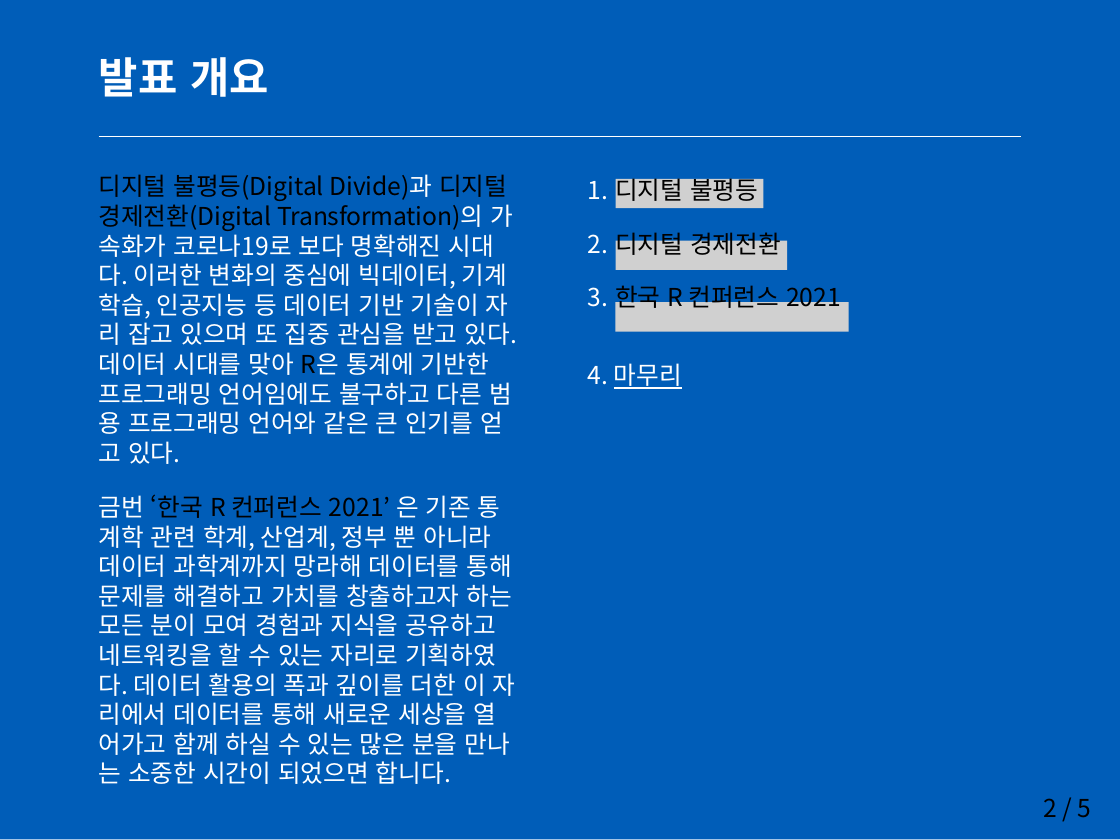
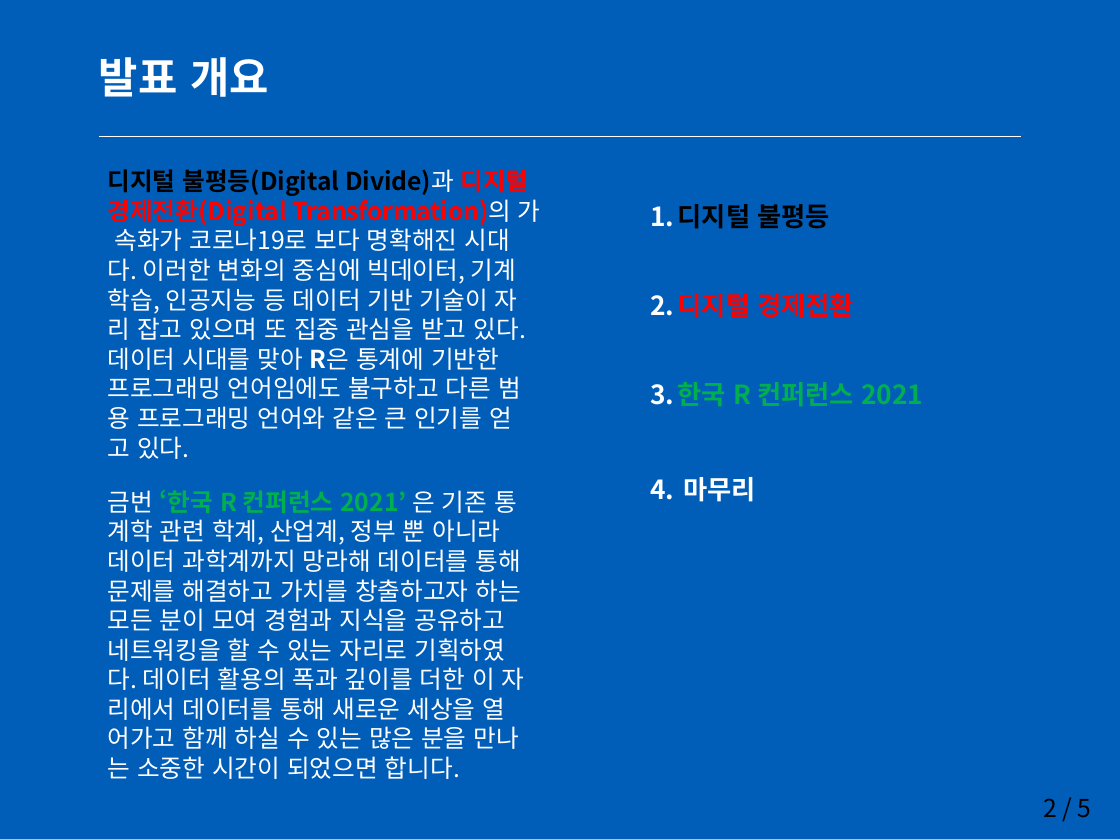
Before and after one commit to statkclee/openstat_slideshow, a slide deck: slide 2 of rconf_powered_by_adobe.pptx. Drawn at 1120x840 pixels with LibreOffice and Linux fonts; fonts in the diff are those of the drawing; grey boxes stand for pictures; background and template pictures are left out. Boxes give left, top, right and bottom in pixels: in the first picture for what was removed or moved away, otherwise in the second. Text is boxed around its words. In the diff, an @@ line names an element or a change of style, - is before the commit and + after.

```diff
--- a/rconf_powered_by_adobe.pptx
+++ b/rconf_powered_by_adobe.pptx
@@ text "디지털 불평등(Digital Divide)과 디지털 경제전환(Digital ..." moved from (x1=99, y1=174, x2=517, y2=784) to (x1=108, y1=169, x2=541, y2=779) @@
@@ text "디지털 불평등(Digital Divide)과 디지털 경제전환(Digital ..." at (x1=108, y1=169, x2=541, y2=779): text colour #000000 to #FF0000 in "디지털 경제전환(Digital Transformation)의"; text colour #000000 to #FFFFFF in "R은"; bold on in "디지털 불평등(Digital Divide)과 디지털 경제전환(Digital Transformation)의 R ...", "‘한국 R 컨퍼런스 2021’"; text colour #000000 to #00B050 in "‘한국 R 컨퍼런스 2021’" @@
@@ picture removed at (x1=616, y1=179, x2=764, y2=208) @@
@@ text "디지털 불평등" moved from (x1=615, y1=174, x2=841, y2=313) to (x1=678, y1=204, x2=923, y2=502) @@
@@ text at (x1=678, y1=204, x2=923, y2=406): size 15 to 16 pt, bold on in "디지털 불평등", "디지털 경제전환", "한국 R 컨퍼런스 2021"; text colour #000000 to #FF0000 in "디지털 경제전환"; text colour #000000 to #00B050 in "한국 R 컨퍼런스 2021"; line spacing 1 to 1.5 @@
@@ picture removed at (x1=616, y1=240, x2=787, y2=270) @@
@@ picture removed at (x1=616, y1=302, x2=849, y2=332) @@
@@ text removed at (x1=588, y1=363, x2=682, y2=389) @@
-4. 마무리
@@ text at (x1=683, y1=477, x2=755, y2=502): paragraph added @@
+4. 마무리
```
Also in this commit, not shown: 30 other files.
